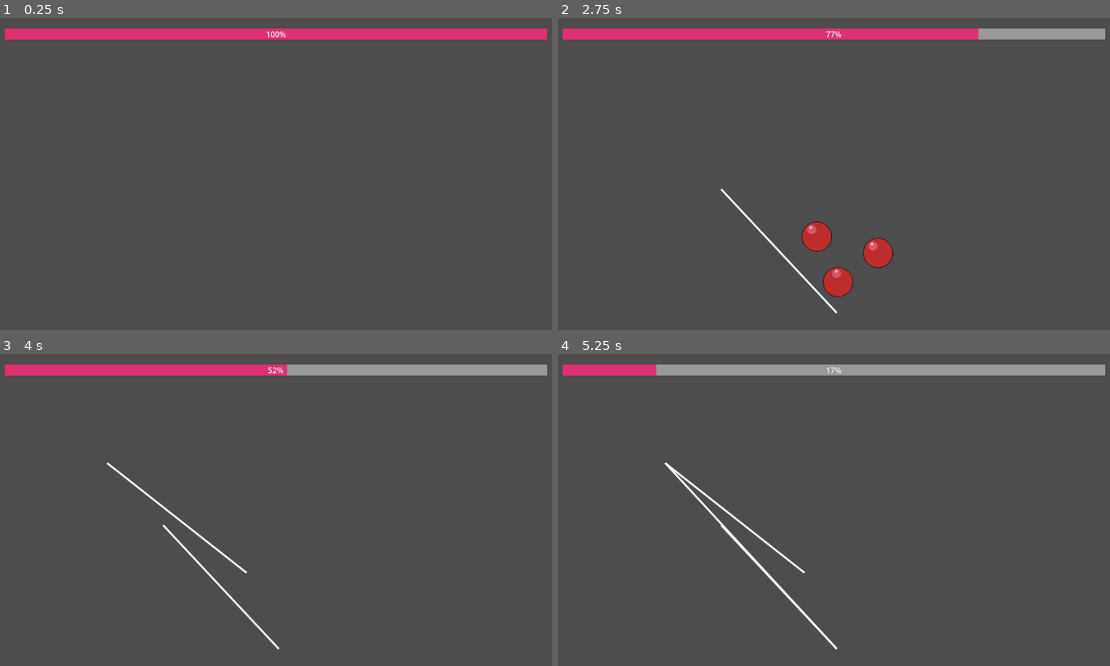
Above: before the commit, frames 1-4 (two rows, left to right).
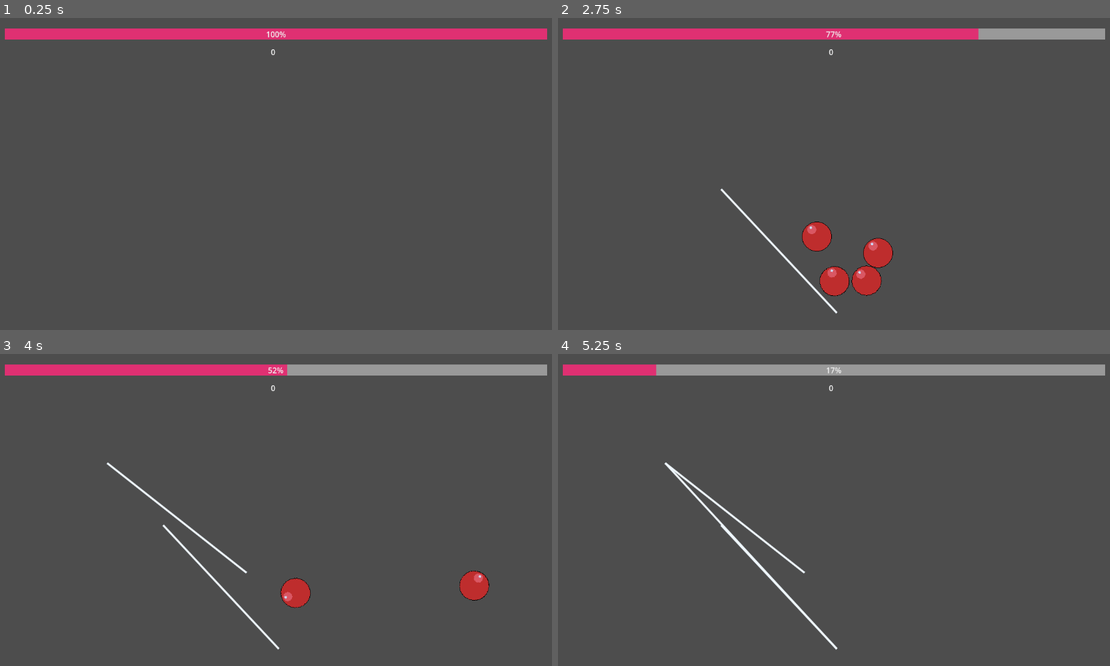
Above: after the commit, the same moments.

Repository: ozlow-hash/physics-rope
Game: Godot game, scene res://Level.tscn
Two runs of this game, one before a commit and one after it. Both use one fixed random seed, a clock stepped at 60 frames per second and the inputs below.
Inputs (mouse positions are in pixels of both pictures, inside the frame that each line leads up to):
- Up to frame 1 (0.25 s): no input
- Up to frame 2 (2.75 s): tap Enter at 0.5 s; move the mouse to (955, 158) at 0.52 s; press the mouse at (955, 158) at 0.53 s; release the mouse at (955, 158) at 1.25 s; drag from (723, 189) to (834, 311) at 1.27 s; move the mouse to (889, 105) at 2.02 s; press the mouse at (889, 105) at 2.03 s
- Up to frame 3 (4 s): release the mouse at (331, 441) at 2.75 s; drag from (248, 572) to (104, 463) at 2.77 s; move the mouse to (441, 556) at 3.52 s; press the mouse at (441, 556) at 3.53 s
- Up to frame 4 (5.25 s): release the mouse at (999, 556) at 4.25 s; drag from (662, 463) to (834, 647) at 4.27 s; move the mouse to (861, 510) at 5.02 s; press the mouse at (861, 510) at 5.03 s

The runs differ from the first frame. In frame 1, less than 0.1% of the frame differs, in the area x 49-50%, y 10-13%; in frame 2, 0.6%; in frame 3, 0.8%, in the area x 49-89%, y 10-82%; in frame 4, less than 0.1%.

Commit message:
started work on scoring

Diff:
--- a/Level.tscn
+++ b/Level.tscn
@@ -3,7 +3,6 @@
 [ext_resource type="PackedScene" uid="uid://ykqnk1mp8ktg" path="res://Player.tscn" id="1_bexhn"]
 [ext_resource type="PackedScene" uid="uid://ck37ad7hbq2oq" path="res://obj_ball/ball.tscn" id="2_t7iv1"]
 [ext_resource type="PackedScene" uid="uid://edaexxccujv" path="res://obj_wall/wall.tscn" id="3_2nifc"]
-[ext_resource type="PackedScene" uid="uid://xk330idfxyro" path="res://hud.tscn" id="4_wkftn"]
 [ext_resource type="PackedScene" uid="uid://b7xgeyn5ibvp6" path="res://objective point.tscn" id="5_q4iis"]
 
 [node name="Level" type="Node2D" unique_id=1858084982]
@@ -14,7 +13,6 @@
 
 [node name="ball" parent="." unique_id=2127765814 instance=ExtResource("2_t7iv1")]
 position = Vector2(-32, -713)
-mass = 0.001
 
 [node name="ball2" parent="." unique_id=1910254225 instance=ExtResource("2_t7iv1")]
 position = Vector2(-5, -593)
@@ -28,9 +26,6 @@
 [node name="StaticBody2D" parent="." unique_id=224292735 instance=ExtResource("3_2nifc")]
 position = Vector2(0, 559)
 
-[node name="hud" parent="." unique_id=1067405907 instance=ExtResource("4_wkftn")]
-position = Vector2(2, -291)
-
 [node name="ObjectivePoint" parent="." unique_id=1649377580 instance=ExtResource("5_q4iis")]
 position = Vector2(6, 296)
 
--- a/Player.tscn
+++ b/Player.tscn
@@ -2,6 +2,7 @@
 
 [ext_resource type="Script" uid="uid://shv6rfvynb7l" path="res://player.gd" id="1_xhfnw"]
 [ext_resource type="Script" uid="uid://f2ymf0dm6rw6" path="res://hud.gd" id="2_kpjcp"]
+[ext_resource type="Script" uid="uid://bitk3oyo668ie" path="res://score.gd" id="3_kne1u"]
 
 [sub_resource type="Theme" id="Theme_kne1u"]
 
@@ -30,4 +31,17 @@
 theme_override_styles/fill = SubResource("StyleBoxFlat_cxr5p")
 script = ExtResource("2_kpjcp")
 
+[node name="ScoreLabel" type="RichTextLabel" parent="HUD" unique_id=986524059]
+anchors_preset = -1
+anchor_right = 1.0
+anchor_bottom = 1.0
+offset_left = 554.0
+offset_top = 51.0
+offset_right = -558.0
+offset_bottom = -557.0
+text = "X"
+horizontal_alignment = 1
+vertical_alignment = 1
+script = ExtResource("3_kne1u")
+
 [connection signal="update_remaining" from="." to="HUD/RopeBar" method="_on_player_update_remaining"]
--- a/obj_ball/ball.gd
+++ b/obj_ball/ball.gd
@@ -1,16 +1,16 @@
 extends RigidBody2D
 
+signal update_score
+
+var score_value = 100
 
 # Called when the node enters the scene tree for the first time.
 func _ready() -> void:
 	pass # Replace with function body.
 
-
 # Called every frame. 'delta' is the elapsed time since the previous frame.
 func _process(delta: float) -> void:
 	pass
-
-
 
 func _on_objective_point_body_entered(body: Node2D) -> void:
 	#print("entered", body.name, "Groups:", body.get_groups())
@@ -21,4 +21,8 @@
 
 func _destroy_ball(body):
 	print("ball")
-	body.queue_free()
+	print(body)
+	await get_tree().create_timer(0.5).timeout
+	if is_instance_valid(body):
+		body.queue_free()
+		emit_signal("update_score", $".".score_value)
--- a/player.gd
+++ b/player.gd
@@ -11,6 +11,7 @@
 var drawn_lines = [] #stores completed liens
 
 signal update_remaining
+
 
 # Called when the node enters the scene tree for the first time.
 func _ready() -> void:
--- /dev/null
+++ b/score.gd
@@ -0,0 +1,14 @@
+extends RichTextLabel
+
+@onready var startingscore = 0
+@onready var score = startingscore
+
+# Called when the node enters the scene tree for the first time.
+func _ready() -> void:
+	#$"../../../ball".score_value.connect()
+	text = str(score)
+
+
+# Called every frame. 'delta' is the elapsed time since the previous frame.
+func _process(delta: float) -> void:
+	pass
Not shown, added: score.gd.uid
